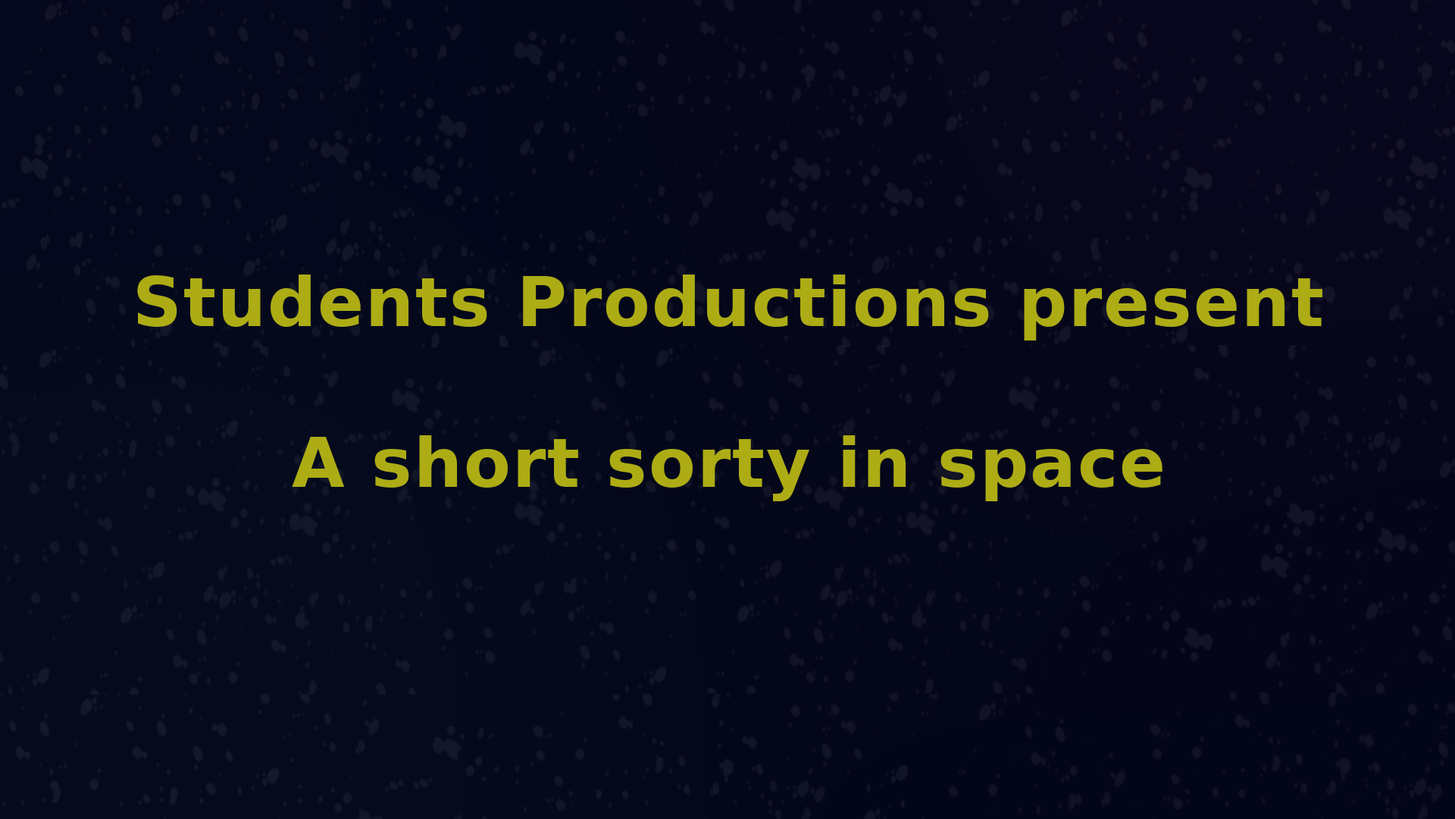
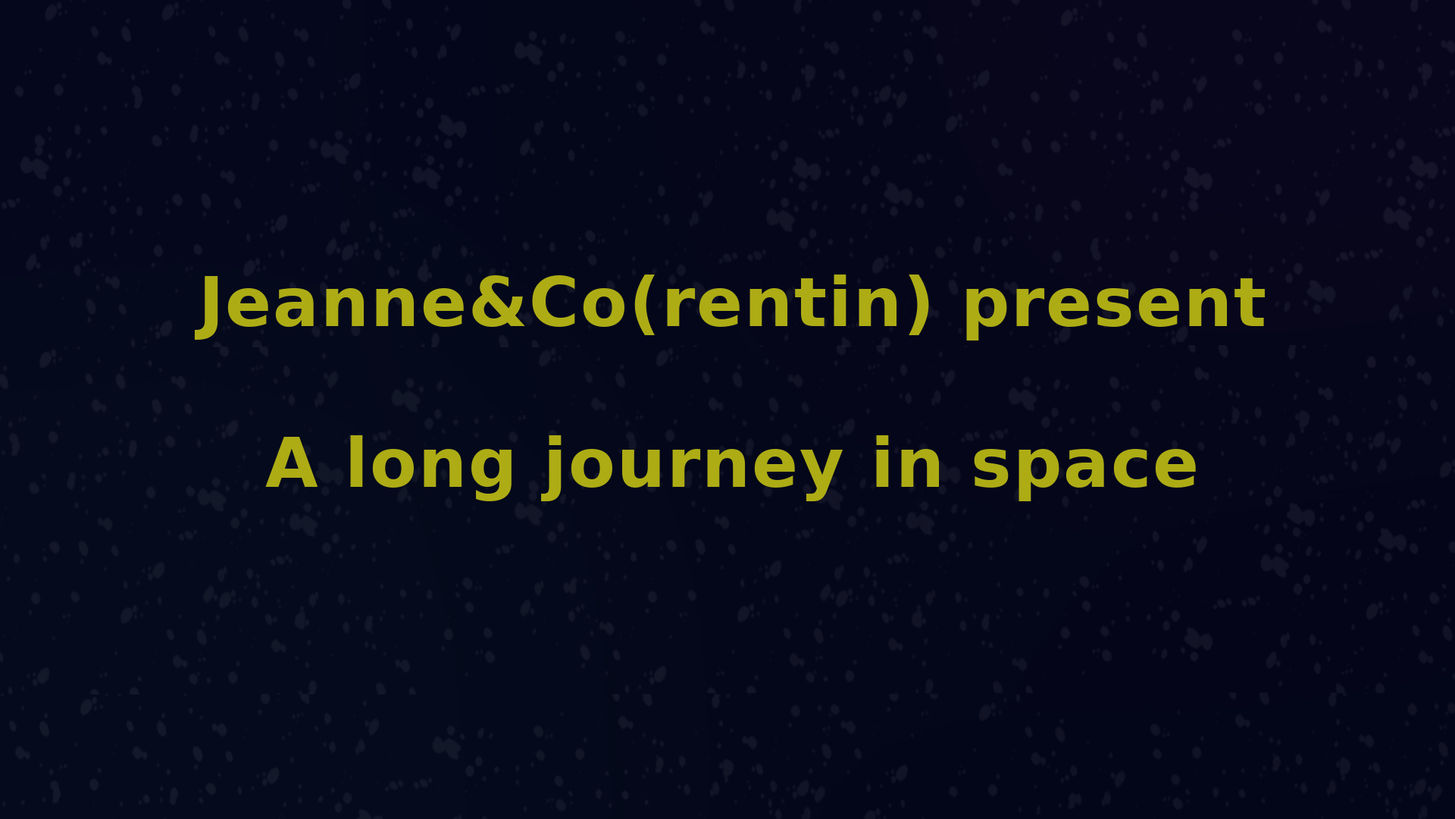
Layered file, before and after one edit (w=1455, h=819). Changes by layer:
added layer "Jeanne&Co(rentin) present ... #1" above "... Well, not that long after ..." over [left=194, top=274, right=1266, bottom=502]
renamed "Students Productions present ..." to "... Well, not that long after ...", hid it, painted on it over [left=137, top=274, right=1323, bottom=502]
